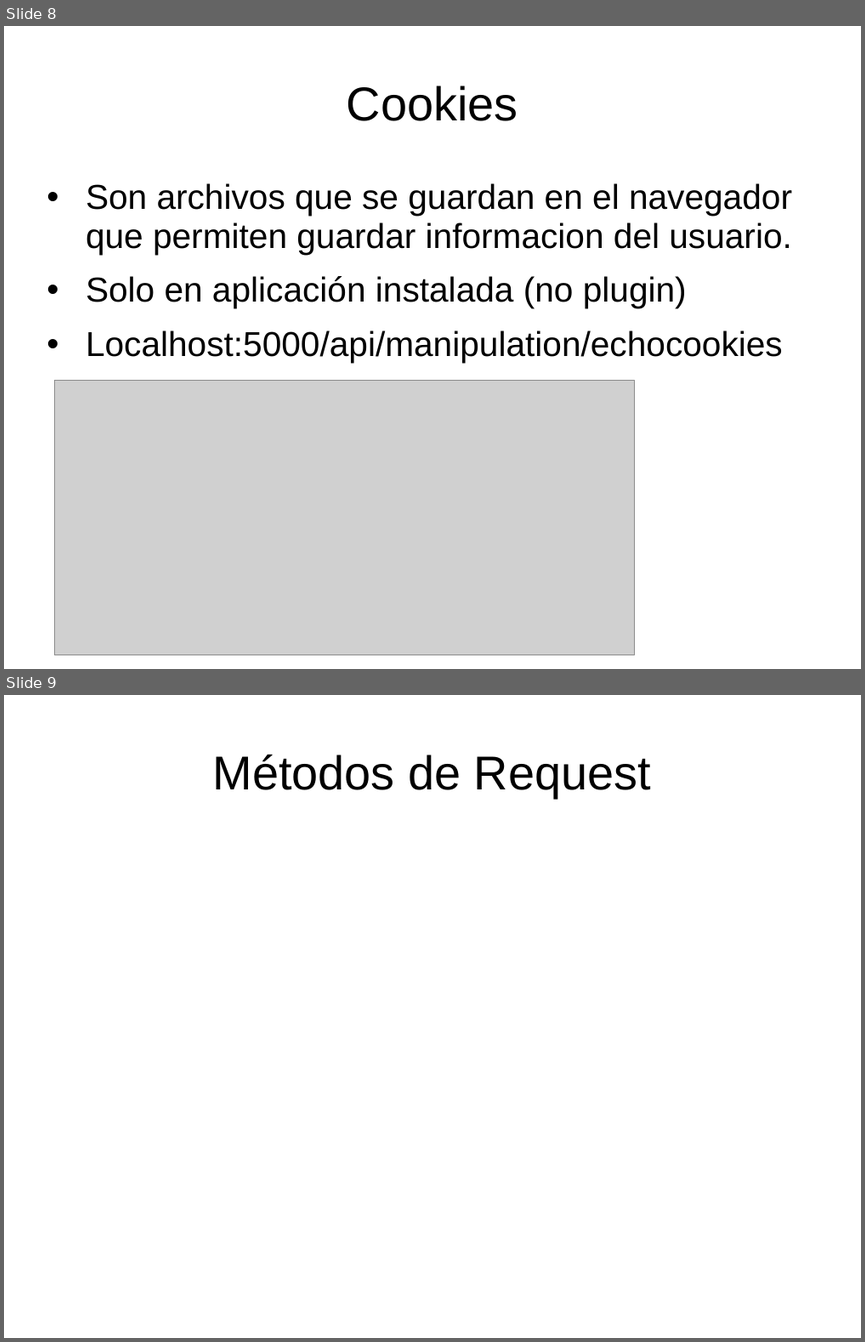
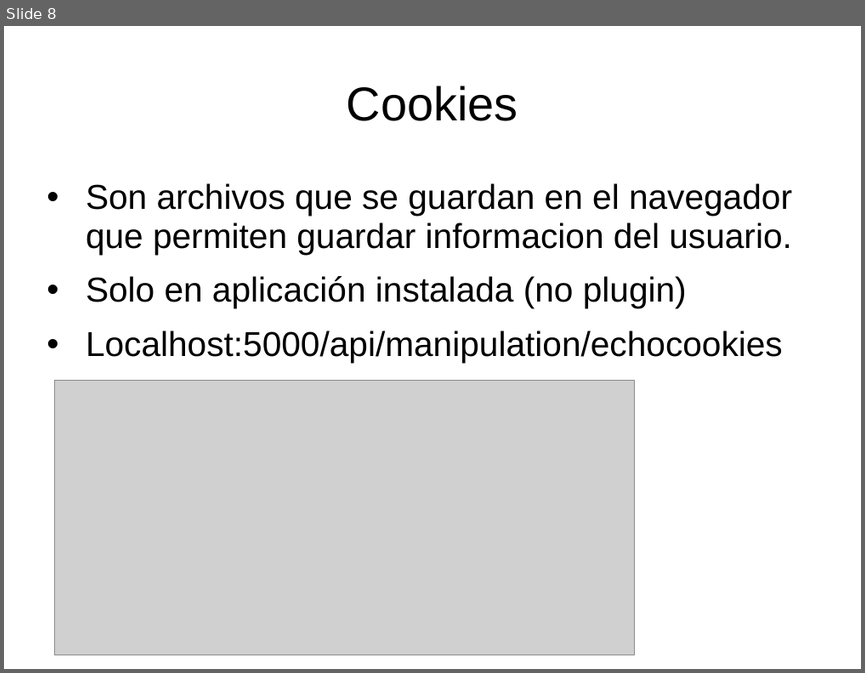
Before and after one commit to luisgepeto/PostmanCourse, a slide deck: Presentacion.ppt. Shown one above the other, each under a label of ours: slides 8 and 9 before the commit, slide 8 after it. The pictures are 865x1342 and 865x673 pixels, drawn with LibreOffice and Linux fonts; fonts in the diff are those of the drawing; grey boxes stand for pictures. Boxes give left, top, right and bottom in pixels: in the first picture for what was removed or moved away, otherwise in the second. Text is boxed around its words. In the diff, an @@ line names an element or a change of style, - is before the commit and + after.

```diff
--- a/Presentacion.ppt
+++ b/Presentacion.ppt
@@ slide 9 removed at [4, 695, 861, 1338], background #FFFFFF @@
@@ title removed at [213, 755, 651, 798] @@
-Métodos de Request
```
Also in this commit, not shown: 2 slides changed, 6 slides added, 4 other files.
